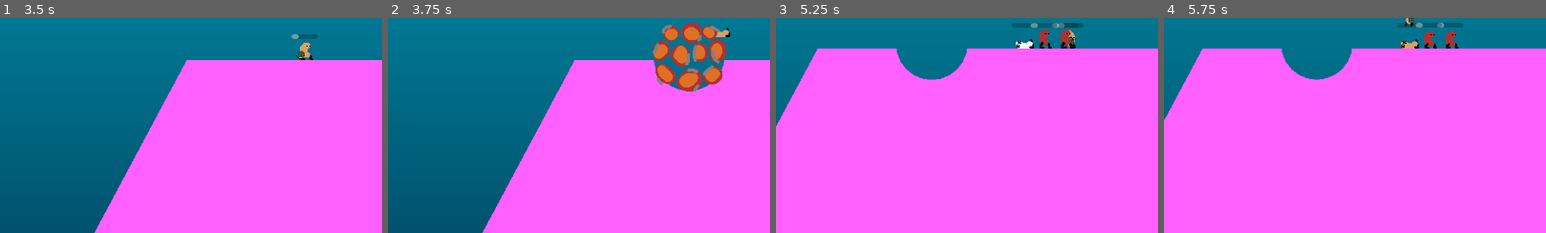
Above: before the commit, frames 1-4 (left to right).
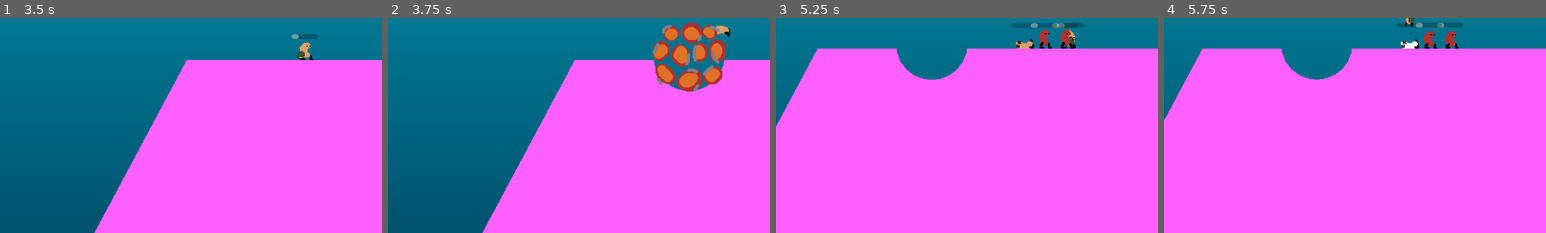
Above: after the commit, the same moments.

Repository: fredchien3/20-game-challenge
Game: Godot game, scene res://main/main.tscn
Same seed, same stepped clock (60 frames per second), same inputs: the game is played once before the commit and once after it.
Inputs (mouse positions are % of the whole screen's width and height, from its top left):
- Up to frame 1 (3.5 s): click "Start" at 0.5 s; move the mouse to (72, 45) at 1.27 s; hold D (move_right) 1.28-2.78 s; tap Space (jump) at 1.35, 1.52, 1.82, 2.27, 2.3, 2.57, 3.05 s; click (72, 45) at 1.42 s; move the mouse to (30, 55) at 2.02 s; tap 2 (select_bazooka) at 2.1 s; tap Enter at 2.75 s; move the mouse to (60, 28) at 2.77 s; hold A (move_left) from 2.78 s (still down); hold 1 (select_grenade) from 2.78 s (still down)
- Up to frame 2 (3.75 s): tap Space (jump) at 3.5 s; move the mouse to (45, 70) at 3.52 s; release A (move_left) at 3.53 s; release 1 (select_grenade) at 3.53 s; hold D (move_right) from 3.53 s (still down); click (45, 70) at 3.6 s
- Up to frame 3 (5.25 s): tap Space (jump) at 3.77, 3.8, 4.07, 4.52, 4.55, 4.82, 5.1 s; move the mouse to (80, 65) at 4.27 s; tap I at 4.35 s; move the mouse to (20, 35) at 5.02 s; release D (move_right) at 5.03 s; hold A (move_left) from 5.03 s (still down)
- Up to frame 4 (5.75 s): keep holding A (move_left); tap Space (jump) at 5.27, 5.57 s
The pictures show only the part of the screen within x 16-66%, y 45-95%; the shares and areas given below are measured in that part.

Frame 1 is identical in both runs. In frame 2, 0.1% of the frame differs, in the area x 85-90%, y 3-9%; in frame 3, 0.1%; in frame 4, 0.1%.

Commit message:
Add midair dead bean animation

Diff:
--- a/7--worms/bean/bean.gd
+++ b/7--worms/bean/bean.gd
@@ -194,15 +194,18 @@
 
 
 func _handle_animations() -> void:
-	var animation_to_set = "idle"
-
+	if not alive:
+		if velocity.y != 0:
+			body_sprite.animation = "dead_midair"
+		else:
+			body_sprite.animation = "dead"
+		return
+	if velocity.y != 0:
+		body_sprite.animation = "jump"
+		return
 	if velocity.x != 0:
-		animation_to_set = "walk"
-
-	if velocity.y != 0:
-		animation_to_set = "jump"
-
-	if not alive:
-		animation_to_set = "dead"
-
-	body_sprite.animation = animation_to_set
+		body_sprite.animation = "walk"
+		return
+
+	body_sprite.animation = "idle"
+	return
--- a/7--worms/bean/kidney_sprite_frames.tres
+++ b/7--worms/bean/kidney_sprite_frames.tres
@@ -2,6 +2,7 @@
 
 [ext_resource type="Texture2D" uid="uid://cqt4a8pgies8p" path="res://bean/kidney_idle.png" id="1_7a33u"]
 [ext_resource type="Texture2D" uid="uid://be0egeekabffj" path="res://bean/kidney_dead.png" id="1_v1mg7"]
+[ext_resource type="Texture2D" uid="uid://4ltcn85xborw" path="res://bean/kidney_dead_midair.png" id="2_2omty"]
 [ext_resource type="Texture2D" uid="uid://qpu3y7e1ume" path="res://bean/kidney_jump.png" id="2_v1mg7"]
 [ext_resource type="Texture2D" uid="uid://278a1ykxl05y" path="res://bean/kidney_walk.png" id="3_2omty"]
 
@@ -11,6 +12,14 @@
 
 [sub_resource type="AtlasTexture" id="AtlasTexture_itsdb"]
 atlas = ExtResource("1_v1mg7")
+region = Rect2(32, 0, 32, 32)
+
+[sub_resource type="AtlasTexture" id="AtlasTexture_ye6nl"]
+atlas = ExtResource("2_2omty")
+region = Rect2(0, 0, 32, 32)
+
+[sub_resource type="AtlasTexture" id="AtlasTexture_kbsmd"]
+atlas = ExtResource("2_2omty")
 region = Rect2(32, 0, 32, 32)
 
 [sub_resource type="AtlasTexture" id="AtlasTexture_86u42"]
@@ -68,7 +77,18 @@
 }],
 "loop": true,
 "name": &"dead",
-"speed": 1.0
+"speed": 2.0
+}, {
+"frames": [{
+"duration": 1.0,
+"texture": SubResource("AtlasTexture_ye6nl")
+}, {
+"duration": 1.0,
+"texture": SubResource("AtlasTexture_kbsmd")
+}],
+"loop": true,
+"name": &"dead_midair",
+"speed": 2.0
 }, {
 "frames": [{
 "duration": 1.0,
--- a/7--worms/bean/pinto_sprite_frames.tres
+++ b/7--worms/bean/pinto_sprite_frames.tres
@@ -2,6 +2,7 @@
 
 [ext_resource type="Texture2D" uid="uid://ckvvbgyd6fwgv" path="res://bean/pinto_idle.png" id="1_78y4h"]
 [ext_resource type="Texture2D" uid="uid://bgedmvovynpp3" path="res://bean/pinto_dead.png" id="1_rtkag"]
+[ext_resource type="Texture2D" uid="uid://b133vxt556iug" path="res://bean/pinto_dead_midair.png" id="2_m3u5l"]
 [ext_resource type="Texture2D" uid="uid://hnxodmg7uihx" path="res://bean/pinto_jump.png" id="2_rtkag"]
 [ext_resource type="Texture2D" uid="uid://jo7ybkatufkk" path="res://bean/pinto_walk.png" id="3_m3u5l"]
 
@@ -11,6 +12,14 @@
 
 [sub_resource type="AtlasTexture" id="AtlasTexture_2liy6"]
 atlas = ExtResource("1_rtkag")
+region = Rect2(32, 0, 32, 32)
+
+[sub_resource type="AtlasTexture" id="AtlasTexture_1khtf"]
+atlas = ExtResource("2_m3u5l")
+region = Rect2(0, 0, 32, 32)
+
+[sub_resource type="AtlasTexture" id="AtlasTexture_b33i0"]
+atlas = ExtResource("2_m3u5l")
 region = Rect2(32, 0, 32, 32)
 
 [sub_resource type="AtlasTexture" id="AtlasTexture_i34a6"]
@@ -68,7 +77,18 @@
 }],
 "loop": true,
 "name": &"dead",
-"speed": 1.0
+"speed": 2.0
+}, {
+"frames": [{
+"duration": 1.0,
+"texture": SubResource("AtlasTexture_1khtf")
+}, {
+"duration": 1.0,
+"texture": SubResource("AtlasTexture_b33i0")
+}],
+"loop": true,
+"name": &"dead_midair",
+"speed": 2.0
 }, {
 "frames": [{
 "duration": 1.0,
Binary file added: 7--worms/bean/kidney_dead_midair.aseprite
Binary file added: 7--worms/bean/kidney_dead_midair.png
Not shown, added: 7--worms/bean/kidney_dead_midair.png.import
Binary file added: 7--worms/bean/pinto_dead_midair.aseprite
Binary file added: 7--worms/bean/pinto_dead_midair.png
Not shown, added: 7--worms/bean/pinto_dead_midair.png.import
